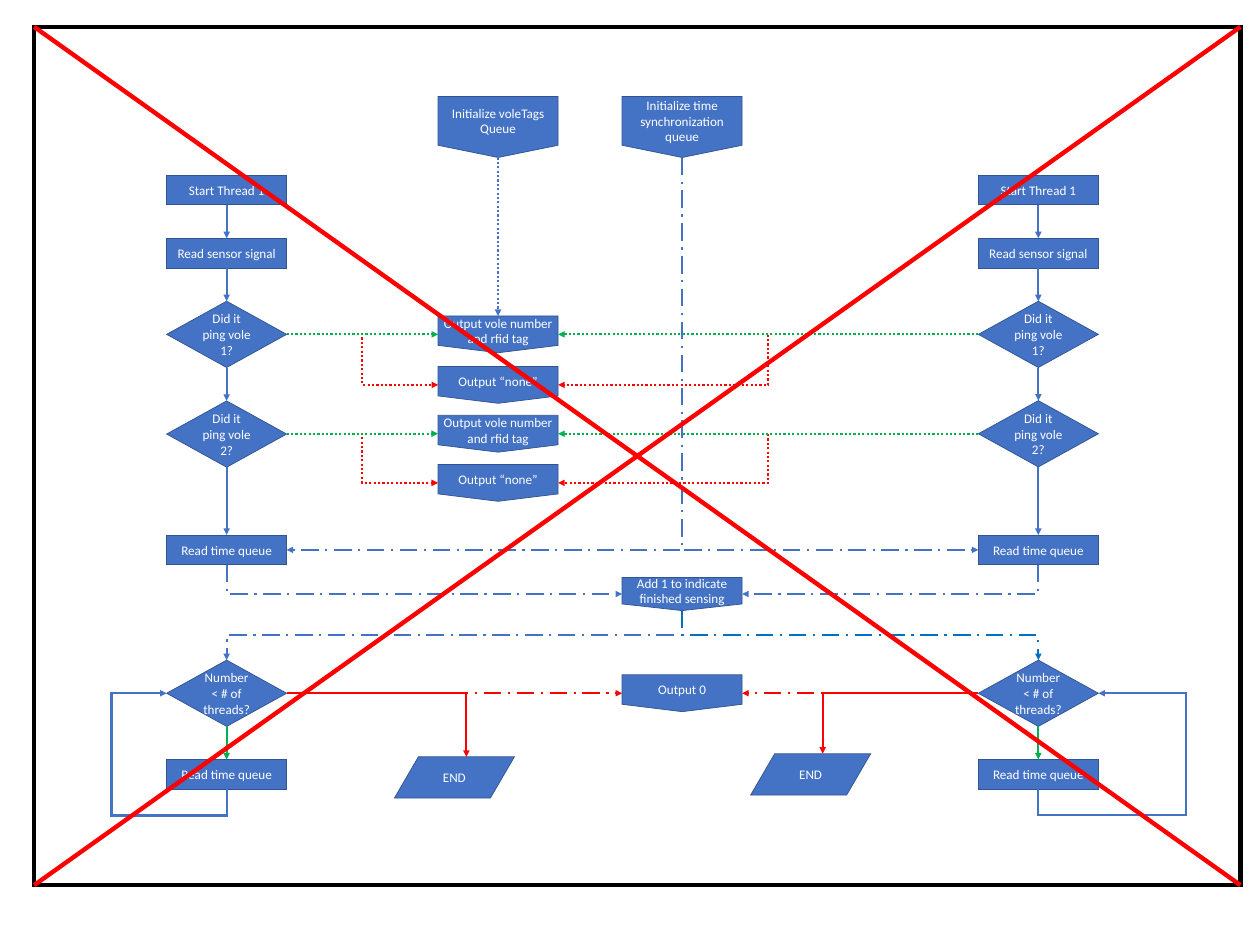
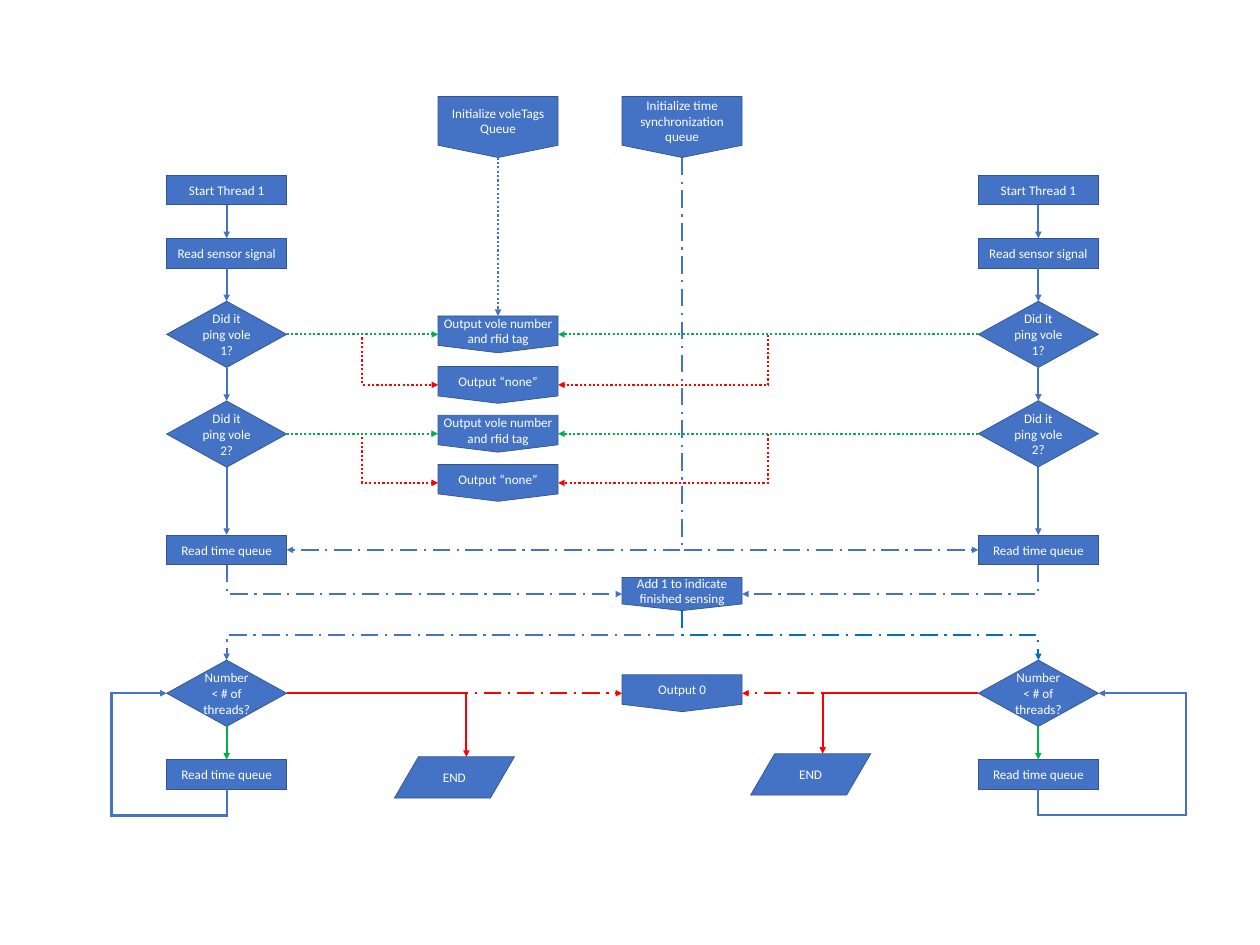
Before and after one commit to donaldsonlab/Home_Cage, a slide deck: slide 8 of Software/Software System Architecture.pptx (slide 5 before the commit). Drawn at 1260x945 pixels with LibreOffice and Linux fonts; fonts in the diff are those of the drawing. Boxes give left, top, right and bottom in pixels: in the first picture for what was removed or moved away, otherwise in the second. Text is boxed around its words. In the diff, an @@ line names an element or a change of style, - is before the commit and + after.

```diff
--- a/Software/Software System Architecture.pptx
+++ b/Software/Software System Architecture.pptx
@@ rectangle removed at [34, 27, 1241, 885] @@
@@ line removed from (34, 27) to (1241, 885) @@
@@ line removed from (1241, 27) to (34, 885) @@
```
Also in this commit, not shown: 1 slide added, 10 other files.
